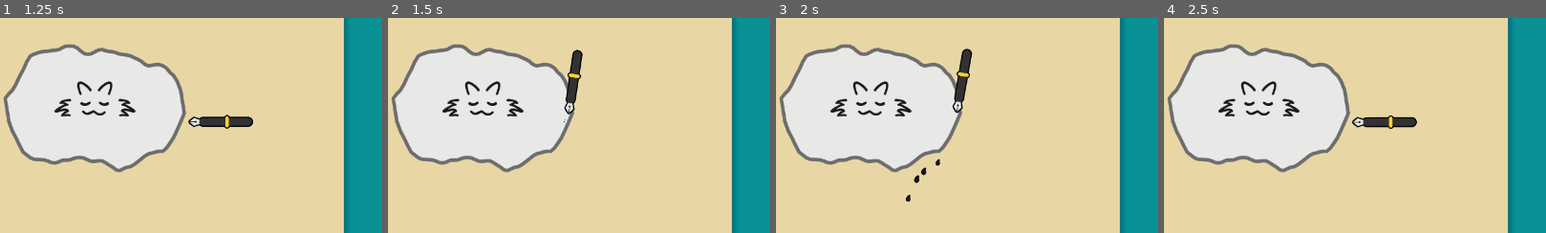
Above: before the commit, frames 1-4 (left to right).
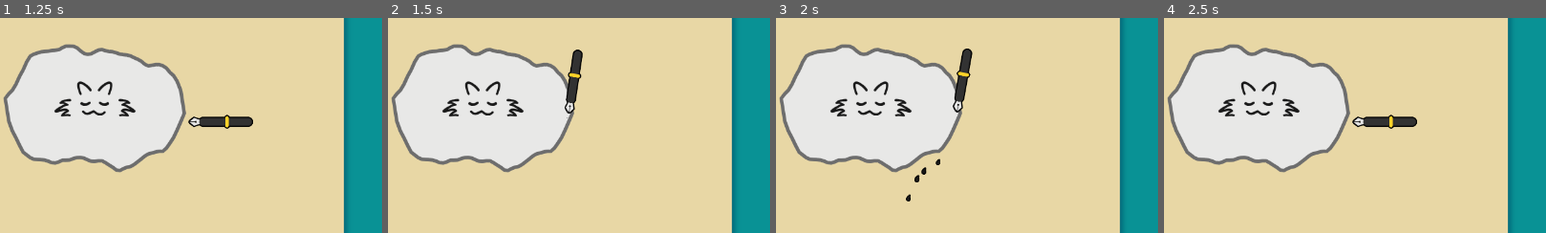
Above: after the commit, the same moments.

Repository: RechieKho/draw-the-coots
Game: Godot game, scene res://scenes/drawing-stage/drawing-stage.tscn
The game is run twice, just before and just after one commit, with the same random seed, the same clock (stepped at 60 frames per second) and the same inputs.
Inputs (mouse positions are % of the whole screen's width and height, from its top left):
- Up to frame 1 (1.25 s): tap Enter at 0.5 s; move the mouse to (50, 48) at 0.52 s; click (50, 48) at 0.67 s
- Up to frame 2 (1.5 s): move the mouse to (61, 51) at 1.27 s; click (61, 51) at 1.42 s
- Up to frame 3 (2 s): no input
- Up to frame 4 (2.5 s): move the mouse to (60, 28) at 2.02 s; click (60, 28) at 2.17 s
The pictures show only the part of the screen within x 37-87%, y 27-77%; the shares and areas given below are measured in that part.

Frame 1 is identical in both runs. In frame 2, 0.2% of the frame differs, in the area x 46-51%, y 14-49%; in frame 3, 0.2%, in the area x 34-52%, y 14-86%; in frame 4, 0.2%.

Commit message:
Fix pen hard to be detect by mobile devices.

Diff:
--- a/prefabs/pen/Pen.tscn
+++ b/prefabs/pen/Pen.tscn
@@ -9,6 +9,9 @@
 
 [sub_resource type="CircleShape2D" id=2]
 radius = 9.0
+
+[sub_resource type="CircleShape2D" id=8]
+radius = 85.0529
 
 [sub_resource type="Animation" id=4]
 resource_name = "ACTIVE"
@@ -104,7 +107,7 @@
 _data = [ Vector2( 0, 0 ), 0.0, 0.0, 0, 0, Vector2( 0.307047, 1 ), 0.0, 0.0, 0, 0, Vector2( 0.548658, 1 ), 0.0, 0.0, 0, 0, Vector2( 1, 0 ), 0.0, 0.0, 0, 0 ]
 
 [node name="Pen" type="Area2D"]
-collision_layer = 5
+collision_layer = 4
 collision_mask = 0
 monitoring = false
 script = ExtResource( 1 )
@@ -120,6 +123,15 @@
 
 [node name="CollisionShape2D" type="CollisionShape2D" parent="PenTip"]
 shape = SubResource( 2 )
+
+[node name="Handle" type="Area2D" parent="."]
+collision_mask = 0
+monitoring = false
+monitorable = false
+
+[node name="CollisionShape2D" type="CollisionShape2D" parent="Handle"]
+position = Vector2( 59, -35 )
+shape = SubResource( 8 )
 
 [node name="Graphics" type="Sprite" parent="."]
 position = Vector2( 12, 0 )
@@ -151,5 +163,5 @@
 scale_amount = 0.5
 scale_amount_curve = SubResource( 7 )
 
-[connection signal="mouse_entered" from="." to="." method="_on_Pen_mouse_entered"]
-[connection signal="mouse_exited" from="." to="." method="_on_Pen_mouse_exited"]
+[connection signal="mouse_entered" from="Handle" to="." method="_on_Handle_mouse_entered"]
+[connection signal="mouse_exited" from="Handle" to="." method="_on_Handle_mouse_exited"]
--- a/prefabs/pen/pen.gd
+++ b/prefabs/pen/pen.gd
@@ -11,13 +11,14 @@
 
 var is_grabbing := false
 var can_grab := false
+var position_offset := Vector2.ZERO
 
 
-func _on_Pen_mouse_entered():
+func _on_Handle_mouse_entered():
 	can_grab = true
 	if not is_grabbing: animation_player.play("ACTIVE")
 
-func _on_Pen_mouse_exited():
+func _on_Handle_mouse_exited():
 	can_grab = false
 	if not is_grabbing: animation_player.play_backwards("ACTIVE")
 
@@ -32,19 +33,20 @@
 	elif can_grab: animation_player.play_backwards("DRAW")
 	else: animation_player.play_backwards("ACTIVE")
 
-#func _unhandled_input(event):
-#	if event is InputEventMouseButton:
-#		if can_grab:
-#			set_is_grabbing(event.pressed)
+func _unhandled_input(event):
+	if event is InputEventMouseButton:
+		if event.pressed and can_grab:
+			position_offset = -get_local_mouse_position()
 
 func _process(_delta):
 	# inputs
 	if Input.is_mouse_button_pressed(BUTTON_LEFT):
-		if can_grab: set_is_grabbing(true)
+		if can_grab:
+			set_is_grabbing(true)
 	else: set_is_grabbing(false)
 
 	# position
-	var global_mouse_position = get_global_mouse_position()
+	var global_mouse_position = get_global_mouse_position() + position_offset
 	if is_grabbing and (global_position - global_mouse_position).length_squared() > 0.01:
 		var clamped_position = null
 		if paper_region is Control:
--- a/scenes/drawing-stage/drawing-stage.tscn
+++ b/scenes/drawing-stage/drawing-stage.tscn
@@ -170,6 +170,7 @@
 radius = 124.064
 
 [sub_resource type="CircleShape2D" id=7]
+radius = 42.0476
 
 [sub_resource type="RectangleShape2D" id=19]
 extents = Vector2( 185.5, 70.5 )
@@ -509,7 +510,6 @@
 }
 
 [node name="PenDetectors" type="Node2D" parent="."]
-visible = false
 script = ExtResource( 11 )
 
 [node name="AwayDetector" type="Area2D" parent="PenDetectors"]
Not shown: 1 places in prefabs/pen/Pen.tscn that only renumber resources
